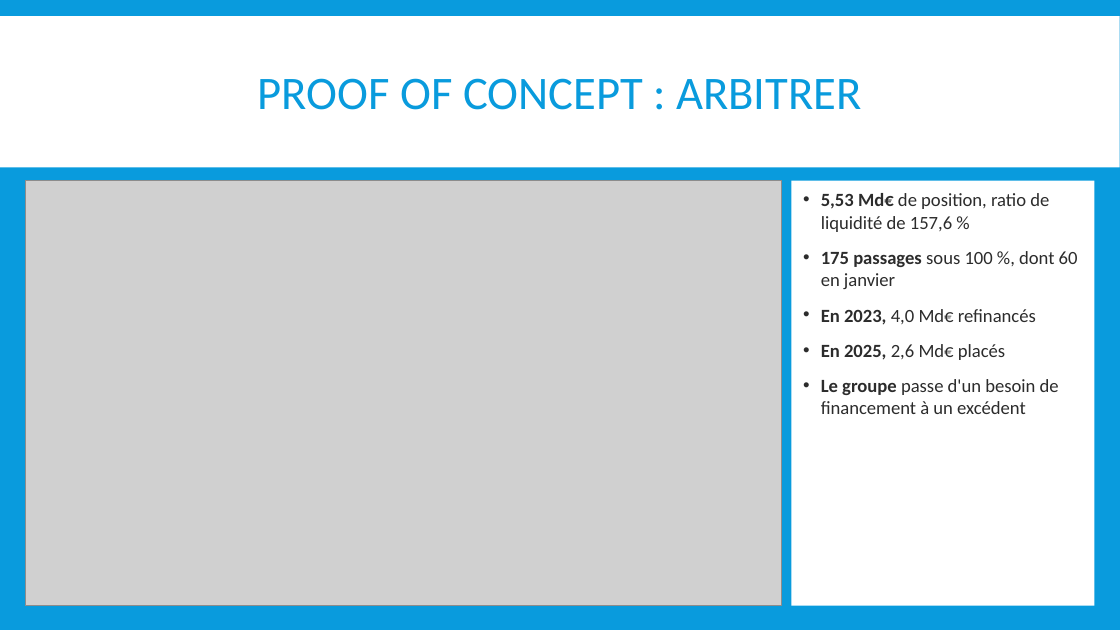
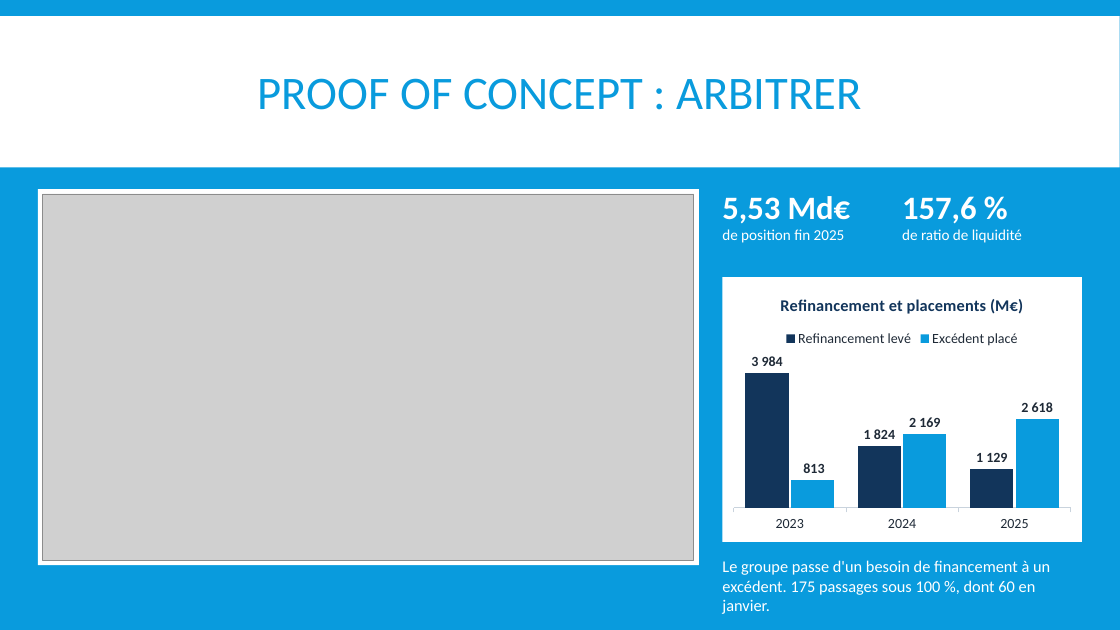
Before and after one commit to mehdi182003/projet_bi_finance, a slide deck: slide 12 of livrables/04_IBI_SUPPORT_SOUTENANCE_BI-predictive-Finance_G5.pptx. Drawn at 1120x630 pixels with LibreOffice and Linux fonts; fonts in the diff are those of the drawing; grey boxes stand for pictures. Boxes give left, top, right and bottom in pixels: in the first picture for what was removed or moved away, otherwise in the second. Text is boxed around its words. In the diff, an @@ line names an element or a change of style, - is before the commit and + after.

```diff
--- a/livrables/04_IBI_SUPPORT_SOUTENANCE_BI-predictive-Finance_G5.pptx
+++ b/livrables/04_IBI_SUPPORT_SOUTENANCE_BI-predictive-Finance_G5.pptx
@@ rectangle added at (38, 189, 699, 565), fill #FFFFFF @@
@@ picture: place and size @@
-picture at (25, 181, 781, 606)
+picture at (43, 194, 694, 560)
@@ text added at (722, 196, 851, 243), 13 pt, text #FFFFFF @@
+5,53 Md€
+de position fin 2025
@@ rectangle removed at (791, 181, 1095, 606) @@
-• 5,53 Md€ de position, ratio de liquidité de 157,6 %
-• 175 passages sous 100 %, dont 60 en janvier
-• En 2023, 4,0 Md€ refinancés
-• En 2025, 2,6 Md€ placés
-• Le groupe passe d'un besoin de financement à un excédent
@@ text added at (902, 196, 1022, 243), 13 pt, text #FFFFFF @@
+157,6 %
+de ratio de liquidité
@@ rectangle added at (723, 277, 1082, 542), fill #FFFFFF @@
@@ column chart added at (727, 281, 1078, 538) @@
+title "Refinancement et placements (M€)"
+categories: 2023, 2024, 2025
+Refinancement levé: 3984, 1824, 1129
+Excédent placé: 813, 2169, 2618
@@ text added at (722, 560, 1050, 614), 14 pt, text #FFFFFF @@
+Le groupe passe d'un besoin de financement à un excédent. 175 passages sous 100 %, dont 60 en janvier.
```
Also in this commit, not shown: 13 other slides changed, 10 other files.
